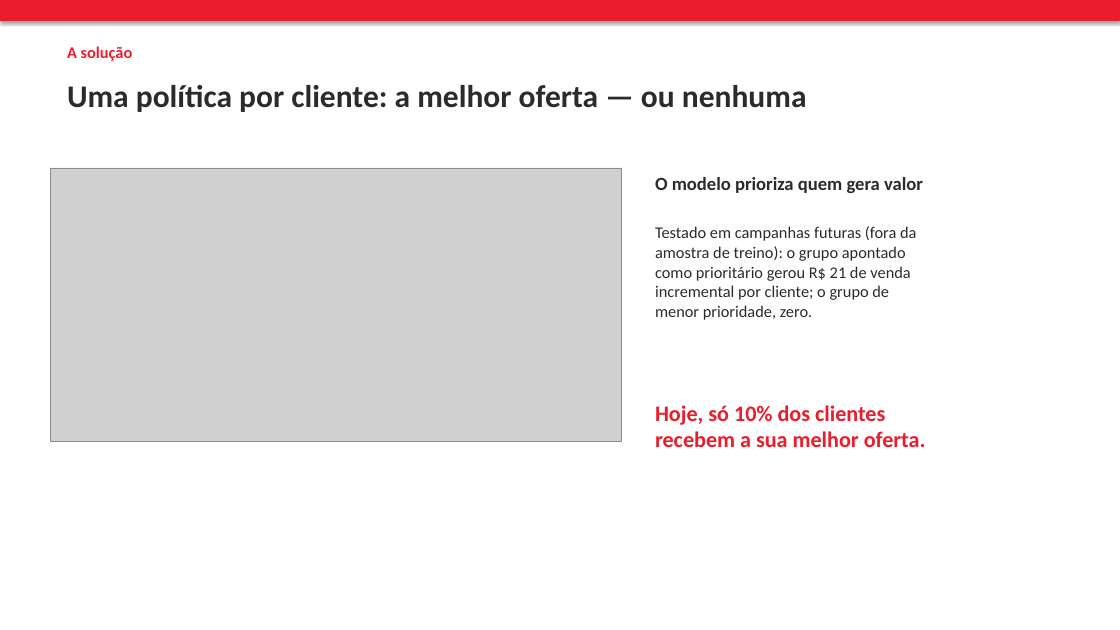
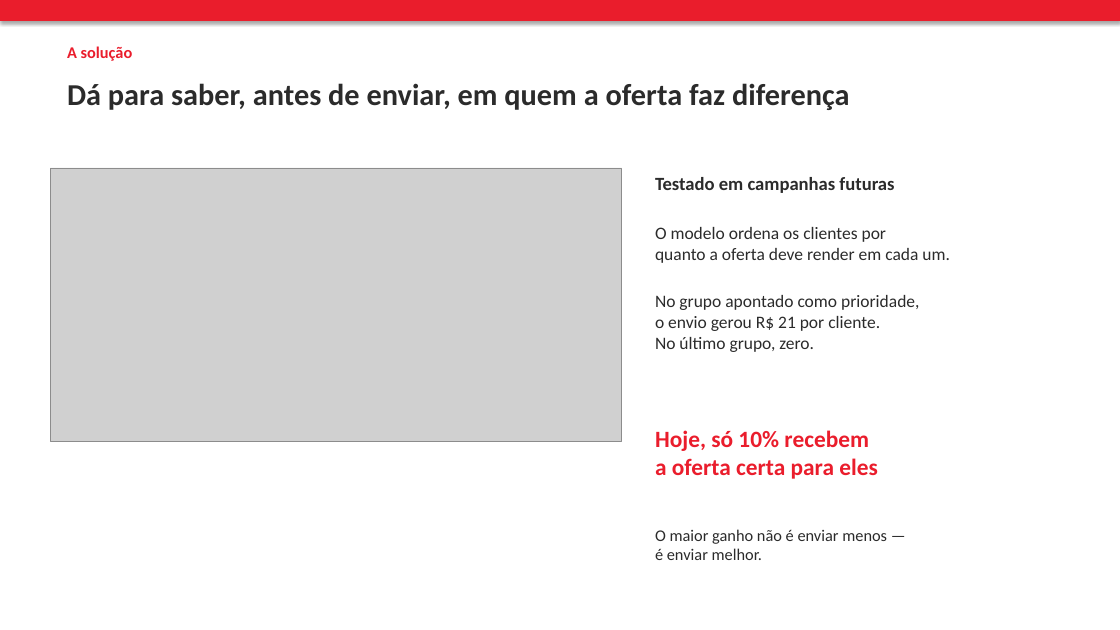
Before and after one commit to velosomn/ifood-case, a slide deck: slide 4 of presentation/ifood_case.pptx. Drawn at 1120x630 pixels with LibreOffice and Linux fonts; fonts in the diff are those of the drawing; grey boxes stand for pictures. Boxes give left, top, right and bottom in pixels: in the first picture for what was removed or moved away, otherwise in the second. Text is boxed around its words. In the diff, an @@ line names an element or a change of style, - is before the commit and + after.

```diff
--- a/presentation/ifood_case.pptx
+++ b/presentation/ifood_case.pptx
@@ text at (67,83,850,110): text changed; size 27 to 26 pt @@
-Uma política por cliente: a melhor oferta — ou nenhuma
+Dá para saber, antes de enviar, em quem a oferta faz diferença
@@ text at (655,177,894,193): text changed @@
-O modelo prioriza quem gera valor
+Testado em campanhas futuras
@@ text at (655,227,950,352): text changed; size 14 to 15 pt @@
-Testado em campanhas futuras (fora da
-amostra de treino): o grupo apontado
-como prioritário gerou R$ 21 de venda
-incremental por cliente; o grupo de
-menor prioridade, zero.
+O modelo ordena os clientes por
+quanto a oferta deve render em cada um.
+No grupo apontado como prioridade,
+o envio gerou R$ 21 por cliente.
+No último grupo, zero.
@@ text at (655,430,878,479): text changed; size 19 to 20 pt @@
-Hoje, só 10% dos clientes
-recebem a sua melhor oferta.
+Hoje, só 10% recebem
+a oferta certa para eles
@@ text added at (655,529,887,560), 14 pt, text #2B2B2B @@
+O maior ganho não é enviar menos —
+é enviar melhor.
```
Also in this commit, not shown: 3 other slides changed, 1 slide added, 1 slide removed, 4 other files.
